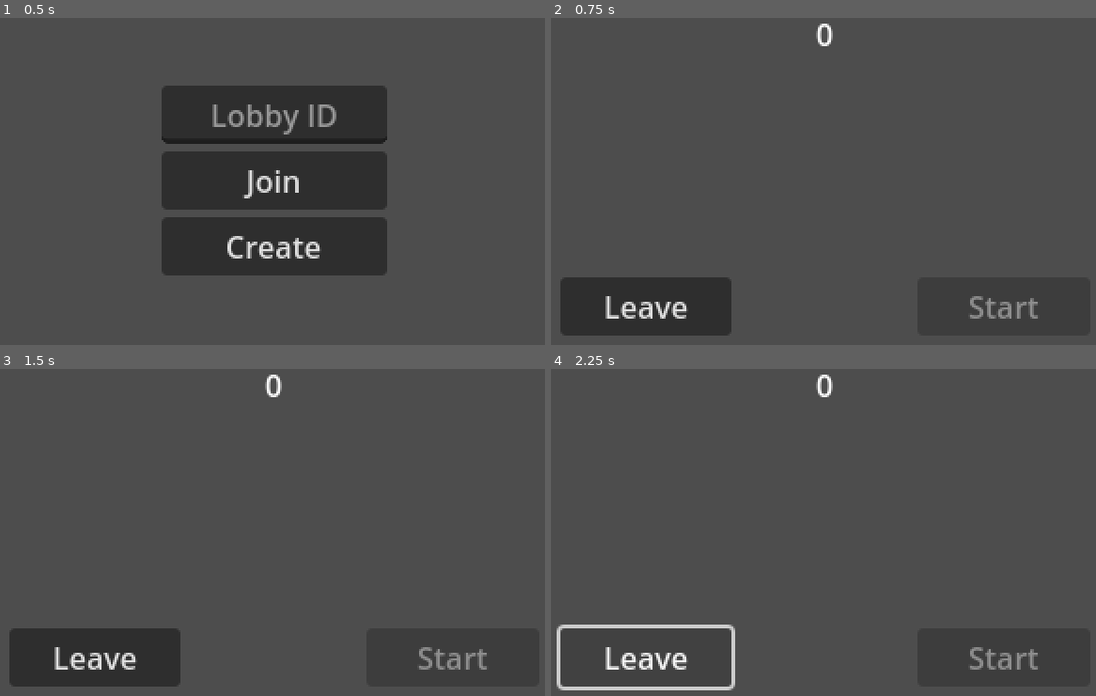
Above: before the commit, frames 1-4 (two rows, left to right).
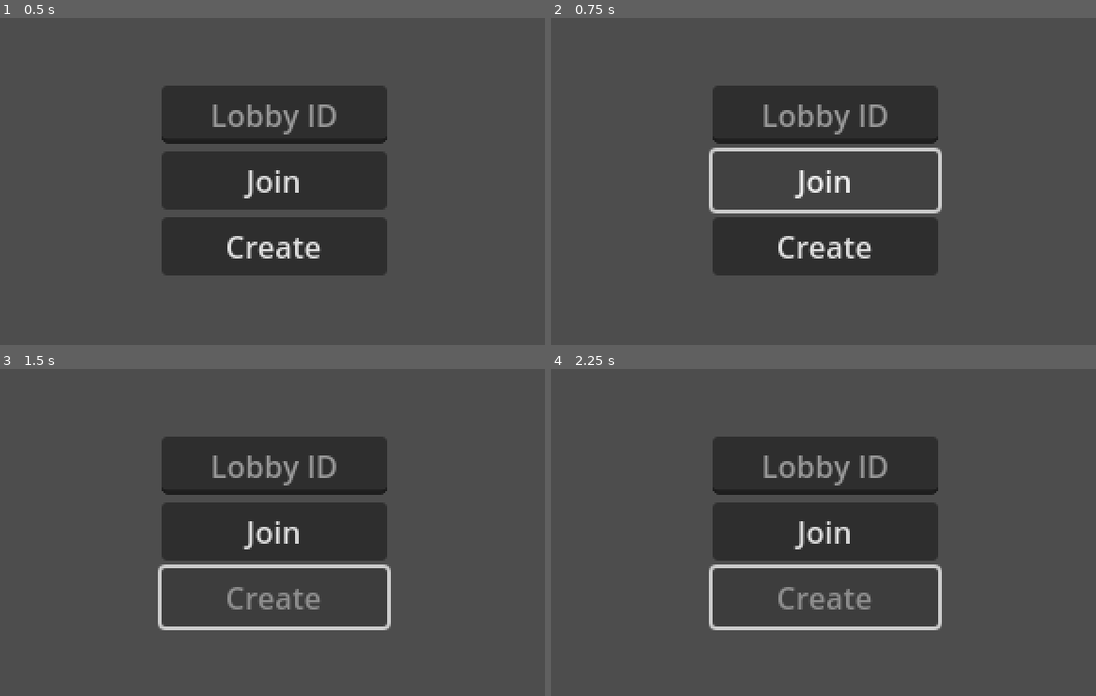
Above: after the commit, the same moments.

Repository: andreibachim/santa3
Game: Godot game, scene res://Santa3.tscn
Two runs of this game, one before a commit and one after it. Both use one fixed random seed, a clock stepped at 60 frames per second and the inputs below. Before the commit the project starts from res://screen/landing/LandingScreen.tscn.
Inputs (mouse positions are in pixels of both pictures, inside the frame that each line leads up to):
- Up to frame 1 (0.5 s): no input
- Up to frame 2 (0.75 s): click "Join" at 0.5 s
- Up to frame 3 (1.5 s): click (272, 597) at 1.25 s, where only the run after the commit has a clickable "Create"
- Up to frame 4 (2.25 s): click (643, 656) at 2 s, where only the run before the commit has a clickable "Leave"

Frame 1 is identical in both runs. In frame 2, 22% of the frame differs, in the area x 1-90%, y 1-98%; in frame 3, 22%; in frame 4, 18%.

Commit message:
improve lobby functionality

Diff:
--- /dev/null
+++ b/Santa3.tscn
@@ -0,0 +1,6 @@
+[gd_scene load_steps=2 format=3 uid="uid://cyn7jeemev672"]
+
+[ext_resource type="Script" path="res://santa_3.gd" id="1_bpv1l"]
+
+[node name="Santa3" type="Node"]
+script = ExtResource("1_bpv1l")
--- a/project.godot
+++ b/project.godot
@@ -11,7 +11,7 @@
 [application]
 
 config/name="santa3"
-run/main_scene="res://screen/landing/LandingScreen.tscn"
+run/main_scene="res://Santa3.tscn"
 config/features=PackedStringArray("4.3", "GL Compatibility")
 config/icon="res://icon.svg"
 
--- /dev/null
+++ b/santa_3.gd
@@ -0,0 +1,7 @@
+extends Node
+
+func _ready() -> void:
+	var mp = SceneMultiplayer.new()
+	get_tree().set_multiplayer(mp, "/root/LandingScreen")
+	var landing_screen = preload("res://screen/landing/LandingScreen.tscn")
+	add_child(landing_screen.instantiate())
--- a/screen/landing/landing_screen.gd
+++ b/screen/landing/landing_screen.gd
@@ -16,11 +16,12 @@
 		$CenterContainer.queue_free()
 	else:
 		var mp = multiplayer
-		print(multiplayer)
 		var peer = ENetMultiplayerPeer.new()
-		mp.connected_to_server.connect(func(): print("connected to server"));
 		peer.create_client("127.0.0.1", 7000)
 		mp.multiplayer_peer = peer
+
+func _exit_tree() -> void:
+	get_tree().get_multiplayer("/root/LandingScreen").multiplayer_peer = null
 
 func _on_join_button_up() -> void:
 	var lobby_id = lobby_id_input.text
@@ -35,29 +36,40 @@
 func create_lobby(peer_id: int):
 	var lobby_id = randi_range(64435, 64535)
 	var lobby_mp = SceneMultiplayer.new()
-	get_tree().set_multiplayer(lobby_mp, str(get_path()) + "/" + str(lobby_id))
+	get_tree().set_multiplayer(lobby_mp, str(get_tree().current_scene.get_path()) + "/" + str(lobby_id))
 	var lobby_instance = lobby_template.instantiate()
 	lobby_instance.name = str(lobby_id)
 	lobby_instance.set_id(str(lobby_id))
-	add_child(lobby_instance)
+	get_tree().current_scene.add_child(lobby_instance)
 	var lobby_peer = ENetMultiplayerPeer.new()
 	lobby_peer.create_server(lobby_id)
 	lobby_mp.multiplayer_peer = lobby_peer
-	print("Lobby is ready with ID: " + str(lobby_id))
 	load_lobby.rpc_id(peer_id, lobby_id)
 
 # Runs on clients
 @rpc("authority", "call_remote", "reliable")
 func load_lobby(lobby_id: int):
-	$CenterContainer.queue_free()
-	var lobby_instance := lobby_template.instantiate()
-	lobby_instance.name = str(lobby_id)
-	lobby_instance.set_id(str(lobby_id))
-	add_child(lobby_instance)
+	var lobby_mp = SceneMultiplayer.new()
+	get_tree().set_multiplayer(lobby_mp,
+		str(get_tree().current_scene.get_path()) + "/" + str(lobby_id))
+	var lobby_peer = ENetMultiplayerPeer.new()
+	var result = lobby_peer.create_client("127.0.0.1", lobby_id)
 
-	var lobby_mp = SceneMultiplayer.new()
-	lobby_mp.connected_to_server.connect(func(): lobby_instance.player_joined.rpc_id(1))
-	get_tree().set_multiplayer(lobby_mp, lobby_instance.get_path())
-	var lobby_peer = ENetMultiplayerPeer.new()
-	lobby_peer.create_client("127.0.0.1", lobby_id)
-	lobby_mp.multiplayer_peer = lobby_peer
+	if result != OK:
+		print("This one")
+		_invalid_lobby()
+	else:
+		lobby_mp.multiplayer_peer = lobby_peer
+		lobby_mp.connected_to_server.connect(
+			func():
+				get_tree().current_scene.get_node("LandingScreen").queue_free()
+				var lobby_instance := lobby_template.instantiate()
+				lobby_instance.name = str(lobby_id)
+				lobby_instance.set_id(str(lobby_id))
+				get_tree().current_scene.add_child(lobby_instance)
+				lobby_instance.player_joined.rpc_id(1, lobby_peer.get_unique_id())
+		)
+		lobby_mp.connection_failed.connect(_invalid_lobby)
+
+func _invalid_lobby() -> void:
+	print("Bad lobby")
--- a/screen/lobby/Lobby.tscn
+++ b/screen/lobby/Lobby.tscn
@@ -1,11 +1,6 @@
-[gd_scene load_steps=3 format=3 uid="uid://reijsmbx1jsu"]
+[gd_scene load_steps=2 format=3 uid="uid://reijsmbx1jsu"]
 
 [ext_resource type="Script" path="res://screen/lobby/lobby.gd" id="1_386x1"]
-
-[sub_resource type="SceneReplicationConfig" id="SceneReplicationConfig_wlbk3"]
-properties/0/path = NodePath(".:disabled")
-properties/0/spawn = true
-properties/0/replication_mode = 1
 
 [node name="Lobby" type="Control"]
 layout_mode = 3
@@ -17,7 +12,7 @@
 script = ExtResource("1_386x1")
 
 [node name="MultiplayerSpawner" type="MultiplayerSpawner" parent="."]
-_spawnable_scenes = PackedStringArray("res://test/test.tscn")
+_spawnable_scenes = PackedStringArray("res://ui/PlayerName.tscn")
 spawn_path = NodePath("../VBoxContainer/PlayerList")
 spawn_limit = 4
 
@@ -64,9 +59,6 @@
 disabled = true
 text = "Start"
 
-[node name="MultiplayerSynchronizer" type="MultiplayerSynchronizer" parent="VBoxContainer/Buttons/Start"]
-replication_config = SubResource("SceneReplicationConfig_wlbk3")
-
 [node name="VSeparator2" type="VSeparator" parent="VBoxContainer/Buttons"]
 modulate = Color(1, 1, 1, 0)
 layout_mode = 2
@@ -75,3 +67,5 @@
 [node name="HSeparator" type="HSeparator" parent="VBoxContainer"]
 modulate = Color(1, 1, 1, 0)
 layout_mode = 2
+
+[connection signal="button_up" from="VBoxContainer/Buttons/Leave" to="." method="_on_leave_button_up"]
--- a/screen/lobby/lobby.gd
+++ b/screen/lobby/lobby.gd
@@ -1,17 +1,52 @@
 extends Control
+class_name Lobby
 
 @onready var player_list := $VBoxContainer/PlayerList
 @onready var start_button := $VBoxContainer/Buttons/Start
 
 # Runs on the server
 @rpc("any_peer", "call_remote", "reliable")
-func player_joined():
-	print(multiplayer)
-	var player = preload("res://test/test.tscn").instantiate()
+func player_joined(peer_id: int):
+	var player: PlayerName = preload("res://ui/PlayerName.tscn").instantiate()
+	player.peer_id = peer_id
+	player.text = "Player " + str(player_list.get_children().size() + 1)
 	player_list.add_child(player, true)
-	player.text = "Player " + str(player_list.get_children().size())
-	if player_list.get_children().size() > 1:
-		start_button.disabled = false
+	if player_list.get_child_count() > 1:
+		set_start_button.rpc(false)
+	multiplayer.peer_disconnected.connect(func(id: int):
+		for player_name: PlayerName in player_list.get_children():
+			if (player_name.peer_id == id):
+				player_list.remove_child(player_name)
+				player_name.queue_free()
+				if player_list.get_child_count() == 0:
+					queue_free()
+				elif player_list.get_child_count() < 2:
+					set_start_button.rpc(true)
+	)
 
 func set_id(id: String) -> void:
 	$VBoxContainer/LobbyId.text = id
+
+func _on_leave_button_up() -> void:
+	player_left.rpc_id(1, multiplayer.get_unique_id())
+	multiplayer.server_disconnected.connect(func():
+		multiplayer.multiplayer_peer = null
+		queue_free()
+		get_tree().reload_current_scene()
+	)
+# RUNS ON SERVER
+@rpc("any_peer", "call_remote", "reliable")
+func player_left(peer_id):
+	for player: PlayerName in player_list.get_children():
+		if (player.peer_id == peer_id):
+			multiplayer.disconnect_peer(peer_id)
+			player_list.remove_child(player)
+			player.queue_free()
+			if player_list.get_child_count() == 0:
+				queue_free()
+			elif player_list.get_child_count() < 2:
+				set_start_button.rpc(true)
+
+@rpc("any_peer", "call_local", "reliable")
+func set_start_button(value: bool) -> void:
+	start_button.disabled = value
--- a/test/test.tscn
+++ /dev/null
@@ -1,11 +0,0 @@
-[gd_scene load_steps=2 format=3 uid="uid://bq104yl4178ob"]
-
-[sub_resource type="SceneReplicationConfig" id="SceneReplicationConfig_2yph0"]
-properties/0/path = NodePath(".:text")
-properties/0/spawn = true
-properties/0/replication_mode = 1
-
-[node name="Test" type="Label"]
-
-[node name="MultiplayerSynchronizer" type="MultiplayerSynchronizer" parent="."]
-replication_config = SubResource("SceneReplicationConfig_2yph0")
--- /dev/null
+++ b/ui/PlayerName.tscn
@@ -0,0 +1,14 @@
+[gd_scene load_steps=3 format=3 uid="uid://sg1xgc80ep2y"]
+
+[ext_resource type="Script" path="res://ui/player_name.gd" id="1_kx148"]
+
+[sub_resource type="SceneReplicationConfig" id="SceneReplicationConfig_3oas6"]
+properties/0/path = NodePath(".:text")
+properties/0/spawn = true
+properties/0/replication_mode = 1
+
+[node name="PlayerName" type="Label"]
+script = ExtResource("1_kx148")
+
+[node name="MultiplayerSynchronizer" type="MultiplayerSynchronizer" parent="."]
+replication_config = SubResource("SceneReplicationConfig_3oas6")
--- /dev/null
+++ b/ui/player_name.gd
@@ -0,0 +1,4 @@
+extends Label
+class_name PlayerName
+
+var peer_id
